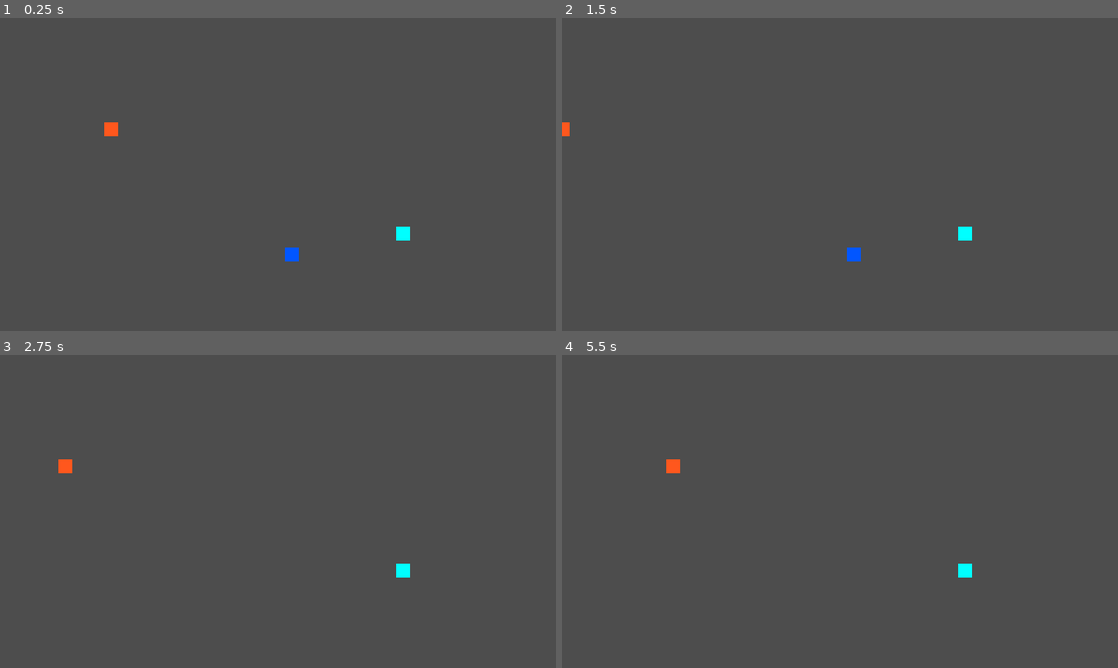
Above: before the commit, frames 1-4 (two rows, left to right).
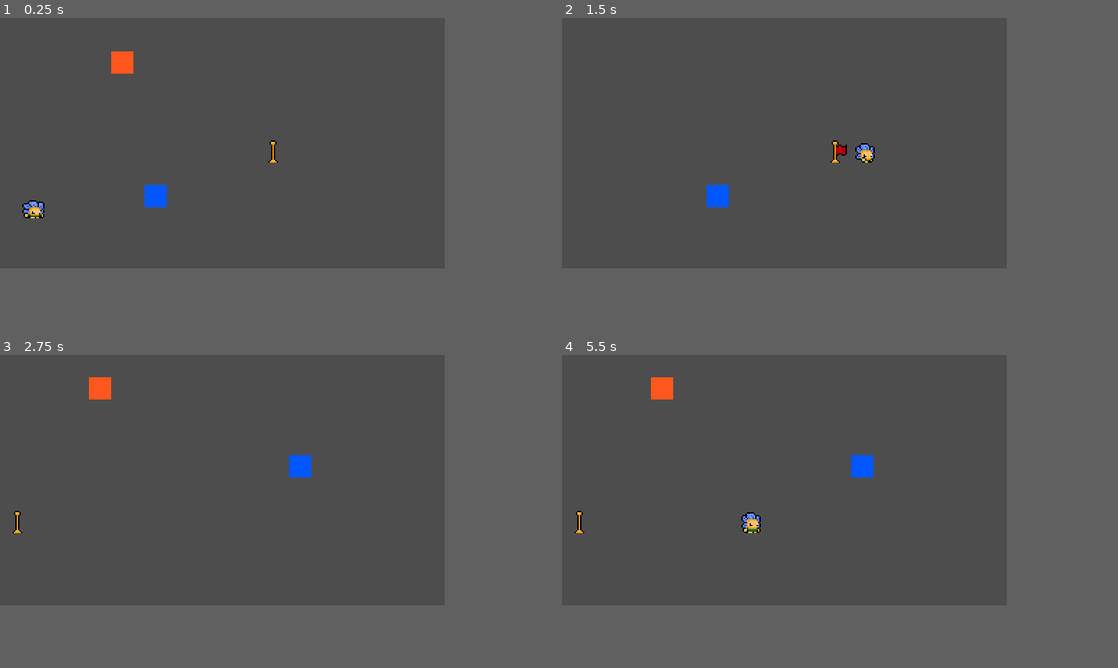
Above: after the commit, the same moments.

Repository: bubblegumlord/Kitty-platformer
Game: Godot game, scene res://levels/level_manager.tscn
The game is run twice, just before and just after one commit, with the same random seed, the same clock (stepped at 60 frames per second) and the same inputs.
Inputs:
- Up to frame 1 (0.25 s): no input
- Up to frame 2 (1.5 s): hold D (RIGHT) from 0.53 s (still down); tap Space (JUMP) at 0.77 s
- Up to frame 3 (2.75 s): tap Space (JUMP) at 1.52 s; release D (RIGHT) at 2.03 s; hold A (LEFT) from 2.03 s (still down)
- Up to frame 4 (5.5 s): release A (LEFT) at 2.78 s; hold D (RIGHT) 2.78-4.28 s; tap Space (JUMP) at 3.02, 3.77, 4.52 s; tap Enter at 3.5 s; hold A (LEFT) 4.28-5.03 s; tap R (RESET) at 5 s; hold D (RIGHT) from 5.03 s (still down)
In our replay, the window is 800x450 before the commit and 640x360 after it. These sizes can differ from the game's own. Grey fills any space a smaller window leaves; there, only what the larger window draws over its background counts as a difference.

The runs differ from the first frame. In frame 1, 1.2% of the frame differs, in the area x 4-74%, y 10-78%; in frame 2, 0.9%; in frame 3, 0.9%; in frame 4, 1.1%.

Commit message:
switchblade
forget kitty, flower is main character, added animation for him, animation for checkpoint flag, minor naming and code refactors

Diff:
--- a/characters/player/player.gd
+++ b/characters/player/player.gd
@@ -26,7 +26,7 @@
 
 var state: State = State.IDLE
 
-@onready var visuals: Node2D = $Visuals
+@onready var sprite: Node2D = $Visuals/Sprite
 @onready var animation_player: AnimationPlayer = $Visuals/AnimationPlayer
 @onready var jump_buffer_timer: Timer = $Timers/JumpBufferTimer
 @onready var coyote_timer: Timer = $Timers/CoyoteTimer
@@ -82,12 +82,16 @@
 		state = State.FALL
 
 func move_state(delta: float) -> void:
+	if check_turn(velocity.x, direction_sprite):
+		animation_player.play("run")
+	else:
+		animation_player.play("brake")
+		sprite.flip_h = !sprite.flip_h
+
 	if direction_x != 0:
 		direction_sprite = direction_x
-		animation_player.play("walk")
 		velocity.x = set_speed(true, ACCELERATION * delta)
-	elif direction_x == 0 or not check_turn(velocity.x, direction_x):
-		# play brake
+	else:
 		velocity.x = set_speed(false, DECELERATION * delta)
 
 	if direction_x == 0 and velocity.x == 0 and is_on_floor():
@@ -154,7 +158,10 @@
 
 ## HELPER FUNCTIONS
 func flip_sprite() -> void:
-	visuals.scale.x = direction_sprite
+	if direction_sprite > 0:
+		sprite.flip_h = false
+	else:
+		sprite.flip_h = true
 
 func set_speed(moving: bool, delta: float) -> float:
 	if moving:
@@ -169,9 +176,7 @@
 		return gravity_descent
 
 func check_turn(player_velocity: float, direction: float) -> bool:
-	if player_velocity < 0 and direction < 0:
-		return true
-	elif player_velocity > 0 and direction > 0:
+	if player_velocity * direction >= 0:
 		return true
 	else:
 		return false
--- a/characters/player/player.tscn
+++ b/characters/player/player.tscn
@@ -1,184 +1,137 @@
 [gd_scene format=3 uid="uid://c73kf3v3hg1so"]
 
 [ext_resource type="Script" uid="uid://br1u3oph6dugm" path="res://characters/player/player.gd" id="1_508ok"]
-[ext_resource type="Texture2D" uid="uid://doqa20w7wkfxy" path="res://characters/player/moze_w_ta_strone2.png" id="2_xxgcw"]
-
-[sub_resource type="RectangleShape2D" id="RectangleShape2D_508ok"]
-size = Vector2(26, 12)
+[ext_resource type="Texture2D" uid="uid://8t8wxofatl2p" path="res://characters/player/player.png" id="2_xxgcw"]
 
 [sub_resource type="Animation" id="Animation_xxgcw"]
 length = 0.001
 tracks/0/type = "value"
 tracks/0/imported = false
 tracks/0/enabled = true
-tracks/0/path = NodePath("Visuals/Sprite:scale")
+tracks/0/path = NodePath("Visuals/Sprite:frame")
 tracks/0/interp = 1
 tracks/0/loop_wrap = true
 tracks/0/keys = {
 "times": PackedFloat32Array(0),
 "transitions": PackedFloat32Array(1),
-"update": 0,
-"values": [Vector2(2, 2)]
+"update": 1,
+"values": [0]
 }
-tracks/1/type = "value"
-tracks/1/imported = false
-tracks/1/enabled = true
-tracks/1/path = NodePath("Visuals/Sprite:skew")
-tracks/1/interp = 1
-tracks/1/loop_wrap = true
-tracks/1/keys = {
+
+[sub_resource type="Animation" id="Animation_exd8k"]
+resource_name = "brake"
+length = 0.1
+loop_mode = 1
+step = 0.08
+tracks/0/type = "value"
+tracks/0/imported = false
+tracks/0/enabled = true
+tracks/0/path = NodePath("Visuals/Sprite:frame")
+tracks/0/interp = 1
+tracks/0/loop_wrap = true
+tracks/0/keys = {
 "times": PackedFloat32Array(0),
 "transitions": PackedFloat32Array(1),
-"update": 0,
-"values": [0.09599311]
+"update": 1,
+"values": [5]
+}
+
+[sub_resource type="Animation" id="Animation_5dc8e"]
+resource_name = "fall"
+length = 0.2
+loop_mode = 1
+step = 0.1
+tracks/0/type = "value"
+tracks/0/imported = false
+tracks/0/enabled = true
+tracks/0/path = NodePath("Visuals/Sprite:frame")
+tracks/0/interp = 1
+tracks/0/loop_wrap = true
+tracks/0/keys = {
+"times": PackedFloat32Array(0, 0.1),
+"transitions": PackedFloat32Array(1, 1),
+"update": 1,
+"values": [14, 15]
+}
+
+[sub_resource type="Animation" id="Animation_ixbpm"]
+resource_name = "idle"
+length = 0.4
+loop_mode = 1
+step = 0.1
+tracks/0/type = "value"
+tracks/0/imported = false
+tracks/0/enabled = true
+tracks/0/path = NodePath("Visuals/Sprite:frame")
+tracks/0/interp = 1
+tracks/0/loop_wrap = true
+tracks/0/keys = {
+"times": PackedFloat32Array(0, 0.1, 0.2, 0.3),
+"transitions": PackedFloat32Array(1, 1, 1, 1),
+"update": 1,
+"values": [0, 1, 2, 3]
 }
 
 [sub_resource type="Animation" id="Animation_c6leb"]
-resource_name = "fall"
-length = 0.4
+resource_name = "jump"
+length = 0.1
 loop_mode = 1
-step = 0.05
+step = 0.08
 tracks/0/type = "value"
 tracks/0/imported = false
 tracks/0/enabled = true
-tracks/0/path = NodePath("Visuals/Sprite:scale")
+tracks/0/path = NodePath("Visuals/Sprite:frame")
 tracks/0/interp = 1
 tracks/0/loop_wrap = true
 tracks/0/keys = {
-"times": PackedFloat32Array(0, 0.2),
-"transitions": PackedFloat32Array(1, 1),
-"update": 0,
-"values": [Vector2(1.63, 2.54), Vector2(1.53, 2.605)]
-}
-tracks/1/type = "value"
-tracks/1/imported = false
-tracks/1/enabled = true
-tracks/1/path = NodePath("Visuals/Sprite:skew")
-tracks/1/interp = 1
-tracks/1/loop_wrap = true
-tracks/1/keys = {
 "times": PackedFloat32Array(0),
 "transitions": PackedFloat32Array(1),
-"update": 0,
-"values": [-0.17453292519943295]
+"update": 1,
+"values": [12]
 }
 
-[sub_resource type="Animation" id="Animation_exd8k"]
-resource_name = "idle"
-length = 0.4
+[sub_resource type="Animation" id="Animation_dirf7"]
+resource_name = "run"
+length = 0.45
 loop_mode = 1
-step = 0.05
+step = 0.075
 tracks/0/type = "value"
 tracks/0/imported = false
 tracks/0/enabled = true
-tracks/0/path = NodePath("Visuals/Sprite:scale")
+tracks/0/path = NodePath("Visuals/Sprite:frame")
 tracks/0/interp = 1
 tracks/0/loop_wrap = true
 tracks/0/keys = {
-"times": PackedFloat32Array(0, 0.2, 0.4),
-"transitions": PackedFloat32Array(1, 1, 1),
-"update": 0,
-"values": [Vector2(2, 2), Vector2(2.14, 1.86), Vector2(2, 2)]
-}
-tracks/1/type = "value"
-tracks/1/imported = false
-tracks/1/enabled = true
-tracks/1/path = NodePath("Visuals/Sprite:skew")
-tracks/1/interp = 1
-tracks/1/loop_wrap = true
-tracks/1/keys = {
-"times": PackedFloat32Array(0),
-"transitions": PackedFloat32Array(1),
-"update": 0,
-"values": [0.0]
-}
-
-[sub_resource type="Animation" id="Animation_ixbpm"]
-resource_name = "jump"
-length = 0.4
-loop_mode = 1
-step = 0.05
-tracks/0/type = "value"
-tracks/0/imported = false
-tracks/0/enabled = true
-tracks/0/path = NodePath("Visuals/Sprite:scale")
-tracks/0/interp = 1
-tracks/0/loop_wrap = true
-tracks/0/keys = {
-"times": PackedFloat32Array(0, 0.2),
-"transitions": PackedFloat32Array(1, 1),
-"update": 0,
-"values": [Vector2(1.63, 2.54), Vector2(1.53, 2.605)]
-}
-tracks/1/type = "value"
-tracks/1/imported = false
-tracks/1/enabled = true
-tracks/1/path = NodePath("Visuals/Sprite:skew")
-tracks/1/interp = 1
-tracks/1/loop_wrap = true
-tracks/1/keys = {
-"times": PackedFloat32Array(0),
-"transitions": PackedFloat32Array(1),
-"update": 0,
-"values": [0.17453292]
-}
-
-[sub_resource type="Animation" id="Animation_5dc8e"]
-resource_name = "walk"
-length = 0.4
-loop_mode = 1
-step = 0.05
-tracks/0/type = "value"
-tracks/0/imported = false
-tracks/0/enabled = true
-tracks/0/path = NodePath("Visuals/Sprite:scale")
-tracks/0/interp = 1
-tracks/0/loop_wrap = true
-tracks/0/keys = {
-"times": PackedFloat32Array(0, 0.2, 0.4),
-"transitions": PackedFloat32Array(1, 1, 1),
-"update": 0,
-"values": [Vector2(2, 2), Vector2(2.14, 1.86), Vector2(2, 2)]
-}
-tracks/1/type = "value"
-tracks/1/imported = false
-tracks/1/enabled = true
-tracks/1/path = NodePath("Visuals/Sprite:skew")
-tracks/1/interp = 1
-tracks/1/loop_wrap = true
-tracks/1/keys = {
-"times": PackedFloat32Array(0),
-"transitions": PackedFloat32Array(1),
-"update": 0,
-"values": [0.09599311]
+"times": PackedFloat32Array(0, 0.07692308, 0.15384616, 0.23076923, 0.30769232, 0.3846154),
+"transitions": PackedFloat32Array(1, 1, 1, 1, 1, 1),
+"update": 1,
+"values": [6, 7, 8, 9, 10, 11]
 }
 
 [sub_resource type="AnimationLibrary" id="AnimationLibrary_5dc8e"]
 _data = {
 &"RESET": SubResource("Animation_xxgcw"),
-&"fall": SubResource("Animation_c6leb"),
-&"idle": SubResource("Animation_exd8k"),
-&"jump": SubResource("Animation_ixbpm"),
-&"walk": SubResource("Animation_5dc8e")
+&"brake": SubResource("Animation_exd8k"),
+&"fall": SubResource("Animation_5dc8e"),
+&"idle": SubResource("Animation_ixbpm"),
+&"jump": SubResource("Animation_c6leb"),
+&"run": SubResource("Animation_dirf7")
 }
 
+[sub_resource type="RectangleShape2D" id="RectangleShape2D_508ok"]
+size = Vector2(12, 6)
+
 [sub_resource type="CircleShape2D" id="CircleShape2D_508ok"]
-radius = 17.0
+radius = 9.0
 
 [sub_resource type="CircleShape2D" id="CircleShape2D_xxgcw"]
-radius = 14.035668
+radius = 6.0
 
 [node name="Player" type="CharacterBody2D" unique_id=1077531745]
 collision_layer = 0
 script = ExtResource("1_508ok")
 
-[node name="Collision" type="CollisionShape2D" parent="." unique_id=1890657398]
-visible = false
-position = Vector2(1, 10)
-shape = SubResource("RectangleShape2D_508ok")
-
 [node name="Visuals" type="Node2D" parent="." unique_id=765438582]
-position = Vector2(0, 16)
 
 [node name="AnimationPlayer" type="AnimationPlayer" parent="Visuals" unique_id=1398550217]
 root_node = NodePath("../..")
@@ -186,12 +139,14 @@
 autoplay = &"idle"
 
 [node name="Sprite" type="Sprite2D" parent="Visuals" unique_id=162866938]
-scale = Vector2(2, 2)
-skew = 0.09599311
 texture = ExtResource("2_xxgcw")
-offset = Vector2(0, -8)
-hframes = 8
-vframes = 8
+hframes = 6
+vframes = 4
+
+[node name="Collision" type="CollisionShape2D" parent="." unique_id=1890657398]
+visible = false
+position = Vector2(0, 5)
+shape = SubResource("RectangleShape2D_508ok")
 
 [node name="Hitboxes" type="Node2D" parent="." unique_id=7215113]
 
@@ -209,6 +164,7 @@
 collision_mask = 4
 
 [node name="Collision" type="CollisionShape2D" parent="Hitboxes/Hurtbox" unique_id=1968168146]
+position = Vector2(0, 2)
 shape = SubResource("CircleShape2D_xxgcw")
 
 [node name="Timers" type="Node2D" parent="." unique_id=1707075624]
--- a/globals/globals.gd
+++ b/globals/globals.gd
@@ -7,6 +7,7 @@
 var items: Dictionary[int, bool]
 var saved_items: Dictionary[int, bool]
 
+var active_checkpoint_id: int
 var checkpoint_position: Vector2
 var checkpoint_level: String
 var level: String
--- a/levels/test_levels/test_level.tscn
+++ b/levels/test_levels/test_level.tscn
@@ -3,53 +3,44 @@
 [ext_resource type="PackedScene" uid="uid://c73kf3v3hg1so" path="res://characters/player/player.tscn" id="1_mo4vu"]
 [ext_resource type="PackedScene" uid="uid://dxfqgiym8jr45" path="res://objects/collectibles/fish/fish.tscn" id="2_n6wdg"]
 [ext_resource type="PackedScene" uid="uid://b18k51p75crcn" path="res://characters/enemies/dachshund/dachshund.tscn" id="3_dvnjj"]
-[ext_resource type="PackedScene" uid="uid://cbesvvvfn2gk7" path="res://objects/checkpoint/checkpoint.tscn" id="4_1digy"]
+[ext_resource type="PackedScene" uid="uid://cbesvvvfn2gk7" path="res://objects/checkpoint_flag/checkpoint_flag.tscn" id="4_1digy"]
 [ext_resource type="PackedScene" uid="uid://4nr617p1k3nx" path="res://levels/level_transition.tscn" id="5_4her3"]
 
 [sub_resource type="RectangleShape2D" id="RectangleShape2D_x25rp"]
-size = Vector2(218, 58)
+size = Vector2(192, 48)
 
 [node name="TestLevel" type="Node2D" unique_id=1561712556]
 
 [node name="Player" parent="." unique_id=1077531745 instance=ExtResource("1_mo4vu")]
-position = Vector2(32, 232)
+position = Vector2(24, 136)
 
 [node name="StaticBody2D" type="StaticBody2D" parent="." unique_id=769988357]
-position = Vector2(424, 275)
+position = Vector2(96, 168)
 collision_mask = 0
 
 [node name="CollisionShape2D" type="CollisionShape2D" parent="StaticBody2D" unique_id=80696491]
-position = Vector2(96, 18)
 shape = SubResource("RectangleShape2D_x25rp")
 
 [node name="StaticBody2D2" type="StaticBody2D" parent="." unique_id=145264321]
-position = Vector2(0, 256)
+position = Vector2(240, 128)
 collision_mask = 0
 
-[node name="CollisionShape2D" type="CollisionShape2D" parent="StaticBody2D2" unique_id=504973816]
-position = Vector2(99, 19)
-shape = SubResource("RectangleShape2D_x25rp")
-
-[node name="StaticBody2D3" type="StaticBody2D" parent="." unique_id=498498460]
-position = Vector2(208, 314)
-collision_mask = 0
-
-[node name="CollisionShape2D" type="CollisionShape2D" parent="StaticBody2D3" unique_id=1723725803]
-position = Vector2(96, 18)
+[node name="CollisionShape2D" type="CollisionShape2D" parent="StaticBody2D2" unique_id=1850299795]
 shape = SubResource("RectangleShape2D_x25rp")
 
 [node name="Fish" parent="." unique_id=1270360593 instance=ExtResource("2_n6wdg")]
-position = Vector2(336, 272)
+position = Vector2(112, 128)
 id = 5
 
 [node name="Dachshund" parent="." unique_id=1706440273 instance=ExtResource("3_dvnjj")]
-position = Vector2(128, 128)
+position = Vector2(88, 32)
 direction = 180
 
 [node name="Checkpoint" parent="." unique_id=1104135889 node_paths=PackedStringArray("current_level") instance=ExtResource("4_1digy")]
-position = Vector2(464, 248)
+position = Vector2(200, 96)
 current_level = NodePath("..")
+id = 1
 
 [node name="LevelTransition" parent="." unique_id=1837528155 instance=ExtResource("5_4her3")]
-position = Vector2(592, 232)
+position = Vector2(288, 72)
 level_path = "uid://ctj7ptsgfm2c6"
--- a/levels/test_levels/test_level_2.tscn
+++ b/levels/test_levels/test_level_2.tscn
@@ -3,53 +3,44 @@
 [ext_resource type="PackedScene" uid="uid://c73kf3v3hg1so" path="res://characters/player/player.tscn" id="1_cva2o"]
 [ext_resource type="PackedScene" uid="uid://dxfqgiym8jr45" path="res://objects/collectibles/fish/fish.tscn" id="2_3cokv"]
 [ext_resource type="PackedScene" uid="uid://b18k51p75crcn" path="res://characters/enemies/dachshund/dachshund.tscn" id="3_yqegd"]
-[ext_resource type="PackedScene" uid="uid://cbesvvvfn2gk7" path="res://objects/checkpoint/checkpoint.tscn" id="4_phucd"]
+[ext_resource type="PackedScene" uid="uid://cbesvvvfn2gk7" path="res://objects/checkpoint_flag/checkpoint_flag.tscn" id="4_phucd"]
 [ext_resource type="PackedScene" uid="uid://4nr617p1k3nx" path="res://levels/level_transition.tscn" id="5_3cokv"]
 
-[sub_resource type="RectangleShape2D" id="RectangleShape2D_d53y8"]
-size = Vector2(218, 58)
+[sub_resource type="RectangleShape2D" id="RectangleShape2D_3cokv"]
+size = Vector2(192, 48)
 
 [node name="TestLevel2" type="Node2D" unique_id=681220125]
 
 [node name="Player" parent="." unique_id=1077531745 instance=ExtResource("1_cva2o")]
-position = Vector2(304, 248)
+position = Vector2(136, 120)
 
-[node name="StaticBody2D" type="StaticBody2D" parent="." unique_id=1085083560]
-position = Vector2(416, 208)
+[node name="StaticBody2D" type="StaticBody2D" parent="." unique_id=973228959]
+position = Vector2(72, 152)
 collision_mask = 0
 
-[node name="CollisionShape2D" type="CollisionShape2D" parent="StaticBody2D" unique_id=556564155]
-position = Vector2(96, 18)
-shape = SubResource("RectangleShape2D_d53y8")
+[node name="CollisionShape2D" type="CollisionShape2D" parent="StaticBody2D" unique_id=223626344]
+shape = SubResource("RectangleShape2D_3cokv")
 
-[node name="StaticBody2D2" type="StaticBody2D" parent="." unique_id=1539603867]
-position = Vector2(0, 256)
+[node name="StaticBody2D2" type="StaticBody2D" parent="." unique_id=1815122461]
+position = Vector2(288, 128)
 collision_mask = 0
 
-[node name="CollisionShape2D" type="CollisionShape2D" parent="StaticBody2D2" unique_id=563580670]
-position = Vector2(99, 19)
-shape = SubResource("RectangleShape2D_d53y8")
-
-[node name="StaticBody2D3" type="StaticBody2D" parent="." unique_id=745832191]
-position = Vector2(272, 272)
-collision_mask = 0
-
-[node name="CollisionShape2D" type="CollisionShape2D" parent="StaticBody2D3" unique_id=931389017]
-position = Vector2(96, 18)
-shape = SubResource("RectangleShape2D_d53y8")
+[node name="CollisionShape2D" type="CollisionShape2D" parent="StaticBody2D2" unique_id=1596920499]
+shape = SubResource("RectangleShape2D_3cokv")
 
 [node name="Fish" parent="." unique_id=1270360593 instance=ExtResource("2_3cokv")]
-position = Vector2(489, 159)
+position = Vector2(216, 80)
 id = 8
 
 [node name="Dachshund" parent="." unique_id=1706440273 instance=ExtResource("3_yqegd")]
-position = Vector2(195, 86)
+position = Vector2(72, 24)
 direction = 90
 
 [node name="Checkpoint" parent="." unique_id=1104135889 node_paths=PackedStringArray("current_level") instance=ExtResource("4_phucd")]
-position = Vector2(93, 231)
+position = Vector2(16, 120)
 current_level = NodePath("..")
+id = 2
 
 [node name="LevelTransition" parent="." unique_id=1837528155 instance=ExtResource("5_3cokv")]
-position = Vector2(576, 160)
+position = Vector2(296, 72)
 level_path = "uid://ddbxmdi4cpi8b"
--- a/objects/checkpoint/checkpoint.tscn
+++ /dev/null
@@ -1,30 +0,0 @@
-[gd_scene format=3 uid="uid://cbesvvvfn2gk7"]
-
-[ext_resource type="Script" uid="uid://cmgbjvyxoeu21" path="res://objects/checkpoint/checkpoint.gd" id="1_aaksu"]
-
-[sub_resource type="Gradient" id="Gradient_j0b1x"]
-offsets = PackedFloat32Array(1)
-colors = PackedColorArray(0, 1, 1, 1)
-
-[sub_resource type="GradientTexture1D" id="GradientTexture1D_aaksu"]
-gradient = SubResource("Gradient_j0b1x")
-width = 16
-
-[sub_resource type="CircleShape2D" id="CircleShape2D_ixyje"]
-radius = 12.0
-
-[node name="Checkpoint" type="Area2D" unique_id=1104135889]
-collision_layer = 0
-collision_mask = 2
-script = ExtResource("1_aaksu")
-
-[node name="Sprite" type="Sprite2D" parent="." unique_id=1982866400]
-position = Vector2(0, -8)
-scale = Vector2(1, 16)
-texture = SubResource("GradientTexture1D_aaksu")
-
-[node name="Collision" type="CollisionShape2D" parent="." unique_id=1406270264]
-visible = false
-shape = SubResource("CircleShape2D_ixyje")
-
-[connection signal="area_entered" from="." to="." method="_on_area_entered"]
--- a/objects/checkpoint/checkpoint.gd
+++ b/objects/checkpoint_flag/checkpoint_flag.gd
@@ -1,10 +1,18 @@
 extends Area2D
 
 @export var current_level: Node2D
+@export var id: int
+
+@onready var sprite: AnimatedSprite2D = $Sprite
 
 func _ready() -> void:
 	if not current_level:
 		push_warning("Flaga %s nie ma przypisanego poziomu" % global_position)
+
+	if Globals.active_checkpoint_id == id:
+		sprite.play("active")
+	else:
+		sprite.play("not_active")
 
 	Globals.RESET_OBJECTS.connect(on_reset)
 
@@ -13,6 +21,9 @@
 	Globals.checkpoint_position = global_position
 
 func _on_area_entered(_area: Area2D) -> void:
+	Globals.active_checkpoint_id = id
+	sprite.play("active")
+
 	if Globals.checkpoint_level != current_level.scene_file_path:
 		Globals.checkpoint_level = current_level.scene_file_path
 
--- /dev/null
+++ b/objects/checkpoint_flag/checkpoint_flag.tscn
@@ -0,0 +1,79 @@
+[gd_scene format=3 uid="uid://cbesvvvfn2gk7"]
+
+[ext_resource type="Script" uid="uid://cmgbjvyxoeu21" path="res://objects/checkpoint_flag/checkpoint_flag.gd" id="1_aaksu"]
+[ext_resource type="Texture2D" uid="uid://oidavaro3yd3" path="res://objects/checkpoint_flag/checkpoint_flag.png" id="2_kg76h"]
+
+[sub_resource type="AtlasTexture" id="AtlasTexture_kg76h"]
+atlas = ExtResource("2_kg76h")
+region = Rect2(0, 0, 16, 16)
+
+[sub_resource type="AtlasTexture" id="AtlasTexture_hy4tk"]
+atlas = ExtResource("2_kg76h")
+region = Rect2(16, 0, 16, 16)
+
+[sub_resource type="AtlasTexture" id="AtlasTexture_8eanl"]
+atlas = ExtResource("2_kg76h")
+region = Rect2(0, 16, 16, 16)
+
+[sub_resource type="AtlasTexture" id="AtlasTexture_be0b3"]
+atlas = ExtResource("2_kg76h")
+region = Rect2(16, 16, 16, 16)
+
+[sub_resource type="AtlasTexture" id="AtlasTexture_a3jp8"]
+atlas = ExtResource("2_kg76h")
+region = Rect2(0, 32, 16, 16)
+
+[sub_resource type="AtlasTexture" id="AtlasTexture_kdpgk"]
+atlas = ExtResource("2_kg76h")
+region = Rect2(16, 32, 16, 16)
+
+[sub_resource type="SpriteFrames" id="SpriteFrames_pmxpm"]
+animations = [{
+"frames": [{
+"duration": 1.0,
+"texture": SubResource("AtlasTexture_kg76h")
+}, {
+"duration": 1.0,
+"texture": SubResource("AtlasTexture_hy4tk")
+}, {
+"duration": 1.0,
+"texture": SubResource("AtlasTexture_8eanl")
+}, {
+"duration": 1.0,
+"texture": SubResource("AtlasTexture_be0b3")
+}, {
+"duration": 1.0,
+"texture": SubResource("AtlasTexture_a3jp8")
+}],
+"loop": true,
+"name": &"active",
+"speed": 12.0
+}, {
+"frames": [{
+"duration": 1.0,
+"texture": SubResource("AtlasTexture_kdpgk")
+}],
+"loop": true,
+"name": &"not_active",
+"speed": 5.0
+}]
+
+[sub_resource type="CircleShape2D" id="CircleShape2D_ixyje"]
+radius = 12.0
+
+[node name="CheckpointFlag" type="Area2D" unique_id=1104135889]
+collision_layer = 0
+collision_mask = 2
+script = ExtResource("1_aaksu")
+
+[node name="Sprite" type="AnimatedSprite2D" parent="." unique_id=644682530]
+sprite_frames = SubResource("SpriteFrames_pmxpm")
+animation = &"not_active"
+autoplay = "not_active"
+frame_progress = 0.8052796
+
+[node name="Collision" type="CollisionShape2D" parent="." unique_id=1406270264]
+visible = false
+shape = SubResource("CircleShape2D_ixyje")
+
+[connection signal="area_entered" from="." to="." method="_on_area_entered"]
--- a/project.godot
+++ b/project.godot
@@ -29,8 +29,8 @@
 
 [display]
 
-window/size/viewport_width=640
-window/size/viewport_height=360
+window/size/viewport_width=320
+window/size/viewport_height=180
 window/size/window_width_override=1280
 window/size/window_height_override=720
 window/stretch/mode="viewport"
Binary file changed: characters/player/player.png
Not shown, added: characters/player/player.png.import
Renamed: objects/checkpoint/checkpoint.gd.uid -> objects/checkpoint_flag/checkpoint_flag.gd.uid
Binary file added: objects/checkpoint_flag/checkpoint_flag.png
Not shown, added: objects/checkpoint_flag/checkpoint_flag.png.import
